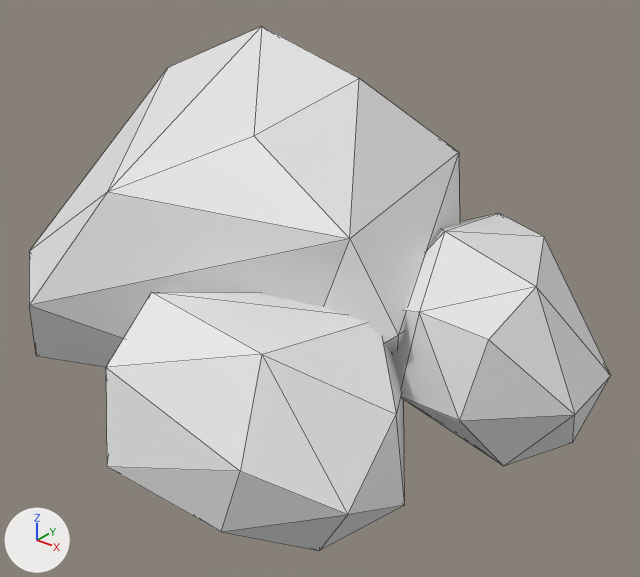
The FBX model agi2/Assets/3DModels/Nature/Rocks1.fbx, before and after one commit.
Before and after are seen from a 50 mm camera at (7.58, -8.53, 5.58) aimed at (0.53, 0.28, 0.12). Every picture has the same lights, and +X, +Y and +Z are marked at lower left. Mesh edges are drawn as thin lines. Where no turn or scale is listed for an object, it has been applied to the vertices.

The first picture shows 'Rock1', 'Rock2', 'Rock3'.
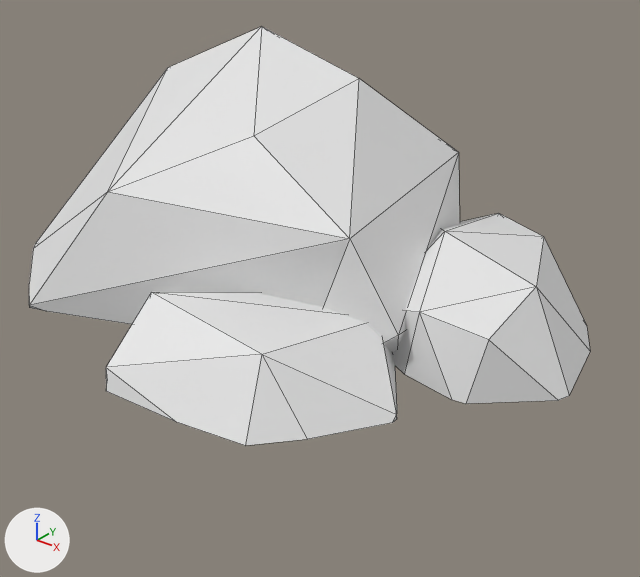
Boxes [x1, y1, x2, y2] around the edits, measured in the pictures (640 x 577 px; the box of a moved part takes in the faces that stretch with it):
```json
{"object": "Rock3", "change": "reshaped", "before": [29, 27, 460, 367], "after": [29, 27, 460, 353]}
{"object": "Rock2", "change": "reshaped", "before": [106, 292, 405, 551], "after": [106, 292, 397, 445], "on screen": "41% shorter"}
{"object": "Rock1", "change": "reshaped", "before": [392, 213, 611, 466], "after": [392, 213, 590, 404], "on screen": "10% narrower, 24% shorter"}
{"part": 1, "of": "me_icosphere_008", "change": "cut back", "before": [106, 342, 405, 551], "after": [106, 342, 397, 445]}
{"part": 2, "of": "me_icosphere_006", "change": "cut back", "before": [395, 238, 611, 466], "after": [395, 238, 590, 404]}
{"part": 3, "of": "me_icosphere_007", "change": "moved or reshaped", "before": [29, 69, 460, 367], "after": [29, 69, 460, 353]}
```

The change, as JSON lines over the scene's bpy script:
```json
{"block": "me_icosphere_006", "where": "# used by ob_rock1; location = (3.02, 0.49, -0.01)"}
{"op": "remove", "block": "me_icosphere_006", "code": "me_icosphere_006.from_pydata(...)  # 20 vertices, 36 faces; spans x -1.96..1.49, y -1.39..3.74, z -1.37..1.29"}
{"op": "add", "block": "me_icosphere_006", "code": "me_icosphere_006.from_pydata(...)  # 23 vertices, 23 faces; spans x -1.94..1.37, y -1.35..3.58, z 0.01..1.29"}
{"block": "me_icosphere_006", "change": "me_icosphere_006 part 2"}
{"block": "me_icosphere_006", "change": "12 vertices are removed from x -1.96..1.49, y -1.39..3.74, z -1.37..-0.14"}
{"block": "me_icosphere_006", "change": "29 faces are deleted"}
{"block": "me_icosphere_006", "change": "15 vertices are added at x -1.94..1.37, y -1.35..3.58, z 0.01"}
{"block": "me_icosphere_006", "change": "16 new faces join them"}
{"block": "me_icosphere_008", "where": "# used by ob_rock2; location = (0.66, -1.84, -0.52)"}
{"op": "remove", "block": "me_icosphere_008", "code": "me_icosphere_008.from_pydata(...)  # 20 vertices, 36 faces; spans x -1.19..2.55, y -1.63..1.62, z -1.21..1.39"}
{"op": "add", "block": "me_icosphere_008", "code": "me_icosphere_008.from_pydata(...)  # 22 vertices, 21 faces; spans x -1.1..2.45, y -1.39..1.4, z 0.52..1.39"}
{"block": "me_icosphere_008", "change": "me_icosphere_008 part 1"}
{"block": "me_icosphere_008", "change": "13 vertices are removed from x -1.19..2.55, y -1.63..1.62, z -1.21..0.3"}
{"block": "me_icosphere_008", "change": "31 faces are deleted"}
{"block": "me_icosphere_008", "change": "15 vertices are added at x -1.1..2.45, y -1.39..1.4, z 0.52"}
{"block": "me_icosphere_008", "change": "16 new faces join them"}
{"block": "me_icosphere_007", "where": "# used by ob_rock3; location = (-1.87, 0.67, -0.07)"}
{"op": "remove", "block": "me_icosphere_007", "code": "me_icosphere_007.from_pydata(...)  # 20 vertices, 36 faces; spans x -2.4..4.53, y -3.19..2.66, z -1.51..3.43"}
{"op": "add", "block": "me_icosphere_007", "code": "me_icosphere_007.from_pydata(...)  # 27 vertices, 29 faces; spans x -2.39..4.53, y -3.19..2.65, z 0.07..3.43"}
{"block": "me_icosphere_007", "change": "me_icosphere_007 part 3"}
{"block": "me_icosphere_007", "change": "9 vertices are removed from x -2.4..3.55, y -2.88..2.66, z -1.51..-0.04"}
{"block": "me_icosphere_007", "change": "24 faces are deleted"}
{"block": "me_icosphere_007", "change": "16 vertices are added at x -2.39..4.2, y -3.18..2.65, z 0.07"}
{"block": "me_icosphere_007", "change": "17 new faces join them"}
```
